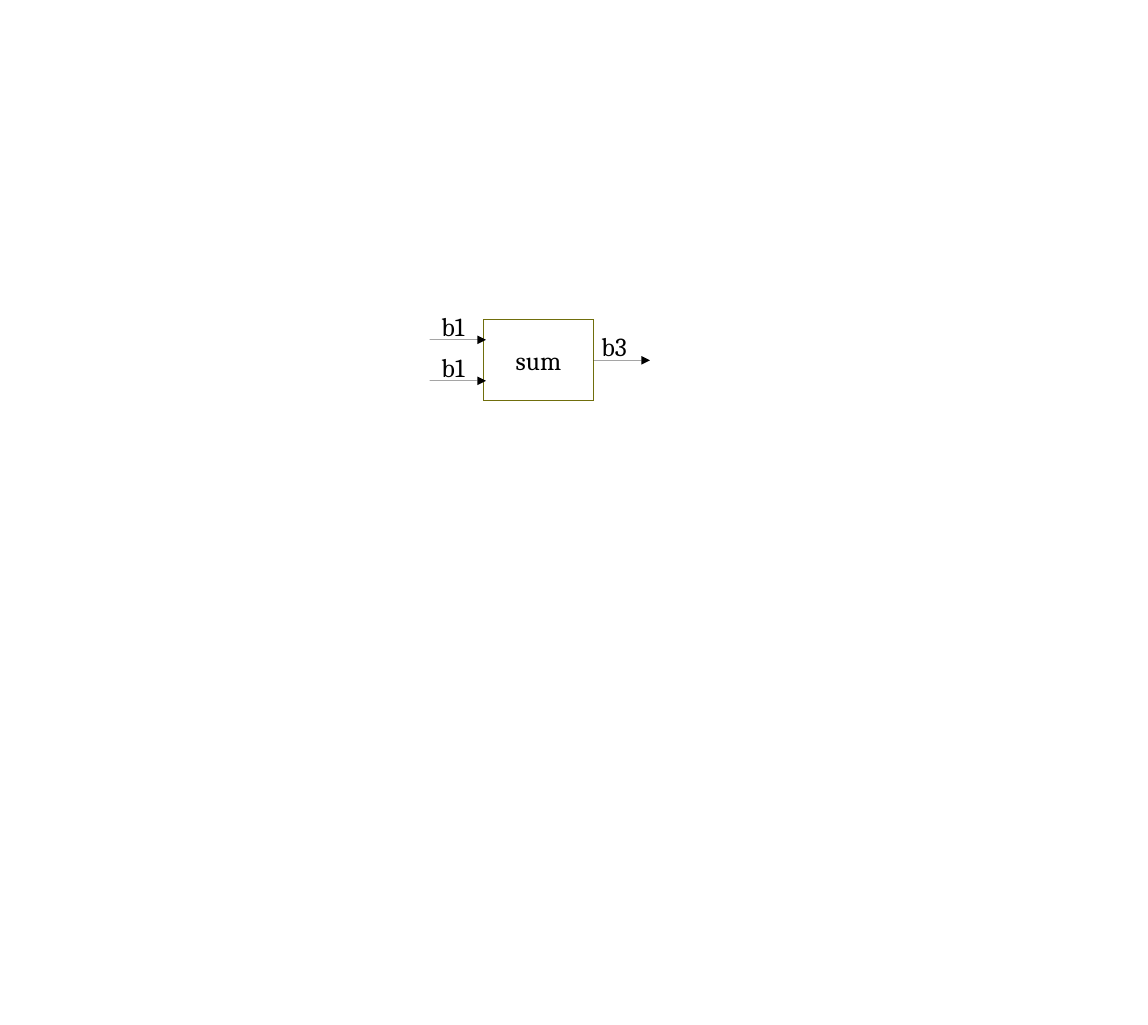
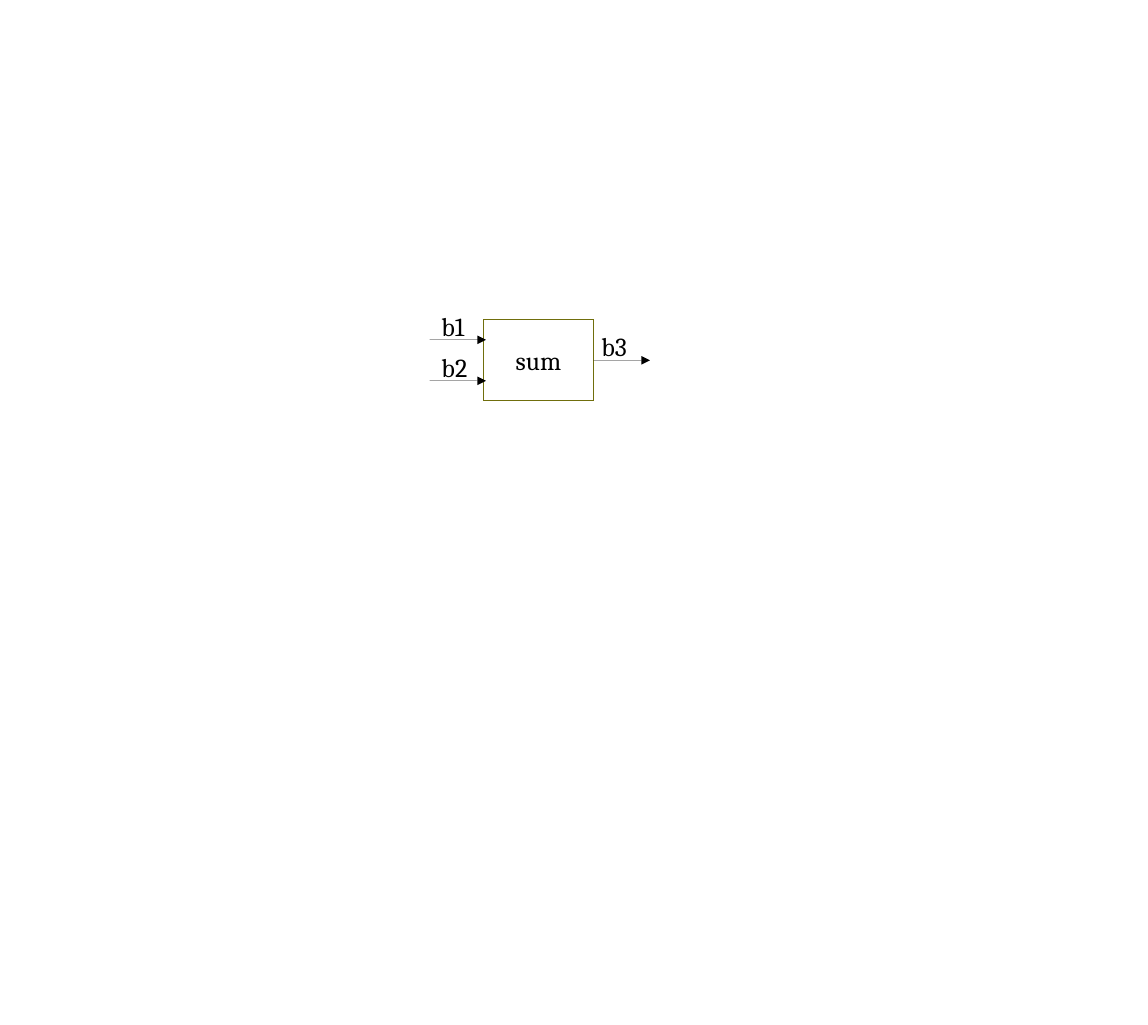
Before and after one commit to v-research/cybersecurity, a slide deck: slide 10 of reports/paper_0/images/v-research_images_v1.0.odp. Drawn at 1148x1025 pixels with LibreOffice and Linux fonts; fonts in the diff are those of the drawing. Boxes give left, top, right and bottom in pixels: in the first picture for what was removed or moved away, otherwise in the second. Text is boxed around its words. In the diff, an @@ line names an element or a change of style, - is before the commit and + after.

```diff
--- a/reports/paper_0/images/v-research_images_v1.0.odp
+++ b/reports/paper_0/images/v-research_images_v1.0.odp
@@ text at box(441, 359, 467, 381): text changed @@
-b1
+b2
```
Also in this commit, not shown: 1 other slide changed, 2 other files.
